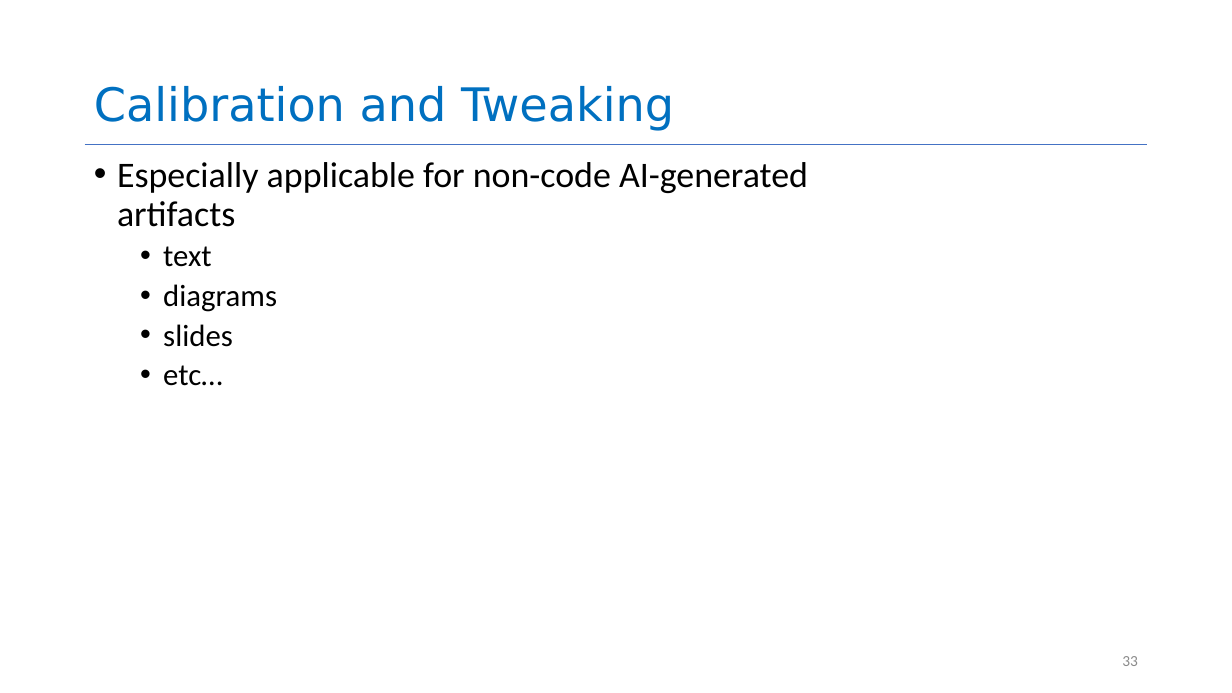
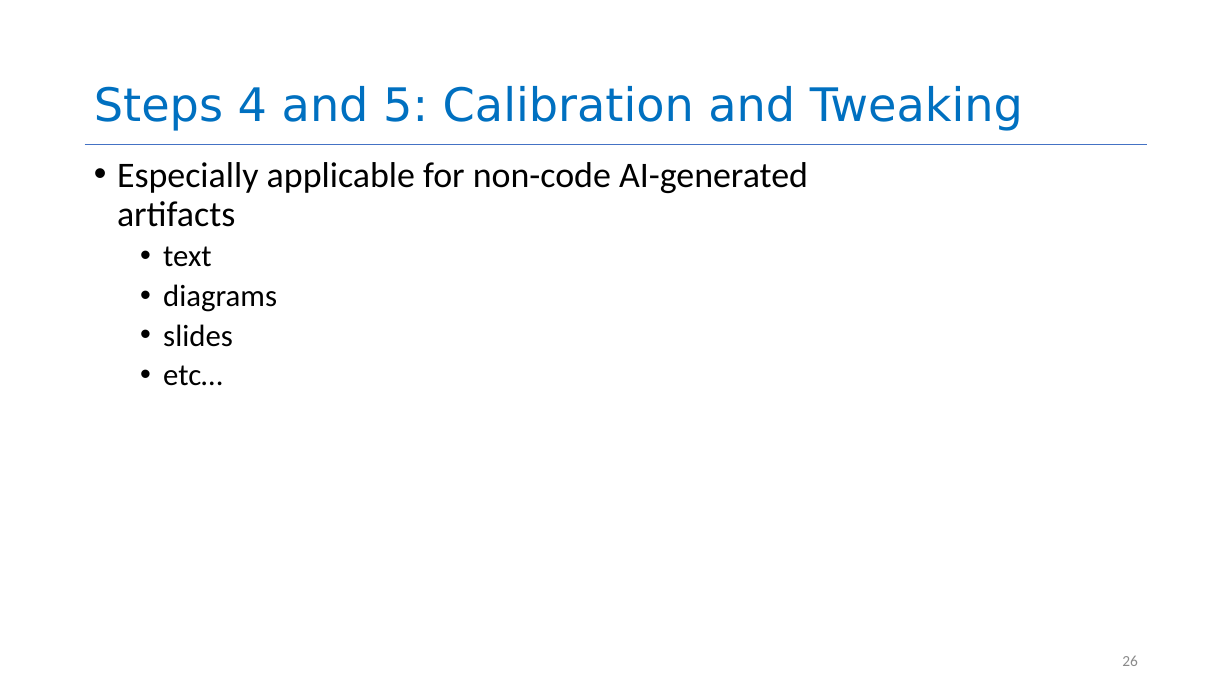
Before and after one commit to neu-se/CS4530-Spring-2026, a slide deck: slide 26 of Slides/Module 16 Using AI Agents.pptx (slide 33 before the commit). Drawn at 1232x693 pixels with LibreOffice and Linux fonts; fonts in the diff are those of the drawing. Boxes give left, top, right and bottom in pixels: in the first picture for what was removed or moved away, otherwise in the second. Text is boxed around its words. In the diff, an @@ line names an element or a change of style, - is before the commit and + after.

```diff
--- a/Slides/Module 16 Using AI Agents.pptx
+++ b/Slides/Module 16 Using AI Agents.pptx
@@ title at box(94, 86, 1023, 131): text changed @@
-Calibration and Tweaking
+Steps 4 and 5: Calibration and Tweaking
@@ page number at box(1122, 655, 1138, 666): text changed @@
-33
+26
```
Also in this commit, not shown: 18 other slides changed, 10 slides added, 2 slides removed, 1 other file.
